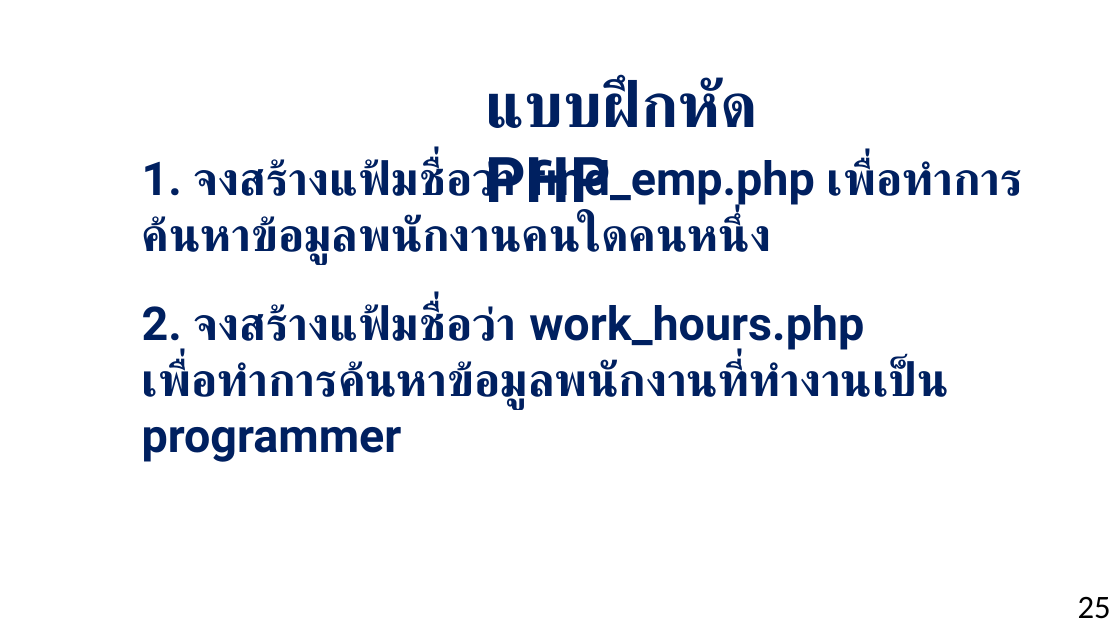
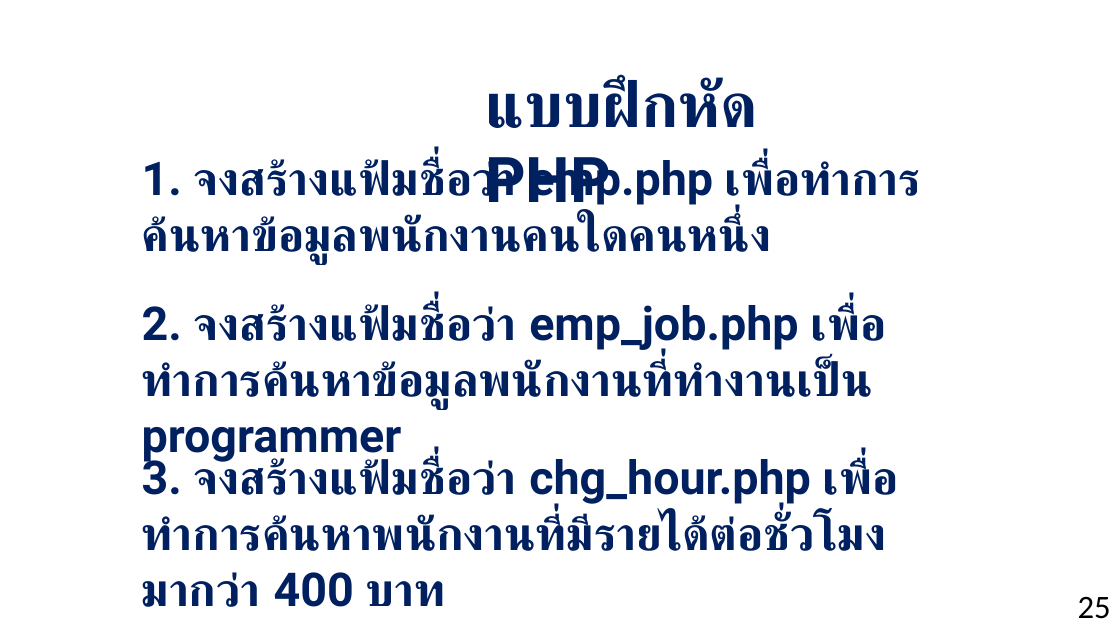
Before and after one commit to MangoStick/com-camp, a slide deck: slide 25 of slide/ค่ายทักษะคอมพิวเตอร์.pptx. Drawn at 1120x630 pixels with LibreOffice and Linux fonts; fonts in the diff are those of the drawing; background and template pictures are left out. Boxes give left, top, right and bottom in pixels: in the first picture for what was removed or moved away, otherwise in the second. Text is boxed around its words. In the diff, an @@ line names an element or a change of style, - is before the commit and + after.

```diff
--- a/slide/ค่ายทักษะคอมพิวเตอร์.pptx
+++ b/slide/ค่ายทักษะคอมพิวเตอร์.pptx
@@ text at (142,157,921,265): text changed @@
-1. จงสร้างแฟ้มชื่อว่า find_emp.php เพื่อทำการค้นหาข้อมูลพนักงานคนใดคนหนึ่ง
+1. จงสร้างแฟ้มชื่อว่า emp.php เพื่อทำการค้นหาข้อมูลพนักงานคนใดคนหนึ่ง
@@ text at (142,303,886,409): text changed @@
-2. จงสร้างแฟ้มชื่อว่า work_hours.php เพื่อทำการค้นหาข้อมูลพนักงานที่ทำงานเป็น programmer
+2. จงสร้างแฟ้มชื่อว่า emp_job.php เพื่อทำการค้นหาข้อมูลพนักงานที่ทำงานเป็น programmer
@@ text added at (142,452,899,607), 40 pt, text #002060, bold @@
+3. จงสร้างแฟ้มชื่อว่า chg_hour.php เพื่อทำการค้นหาพนักงานที่มีรายได้ต่อชั่วโมงมากว่า 400 บาท
```
Also in this commit, not shown: 3 other slides changed.
